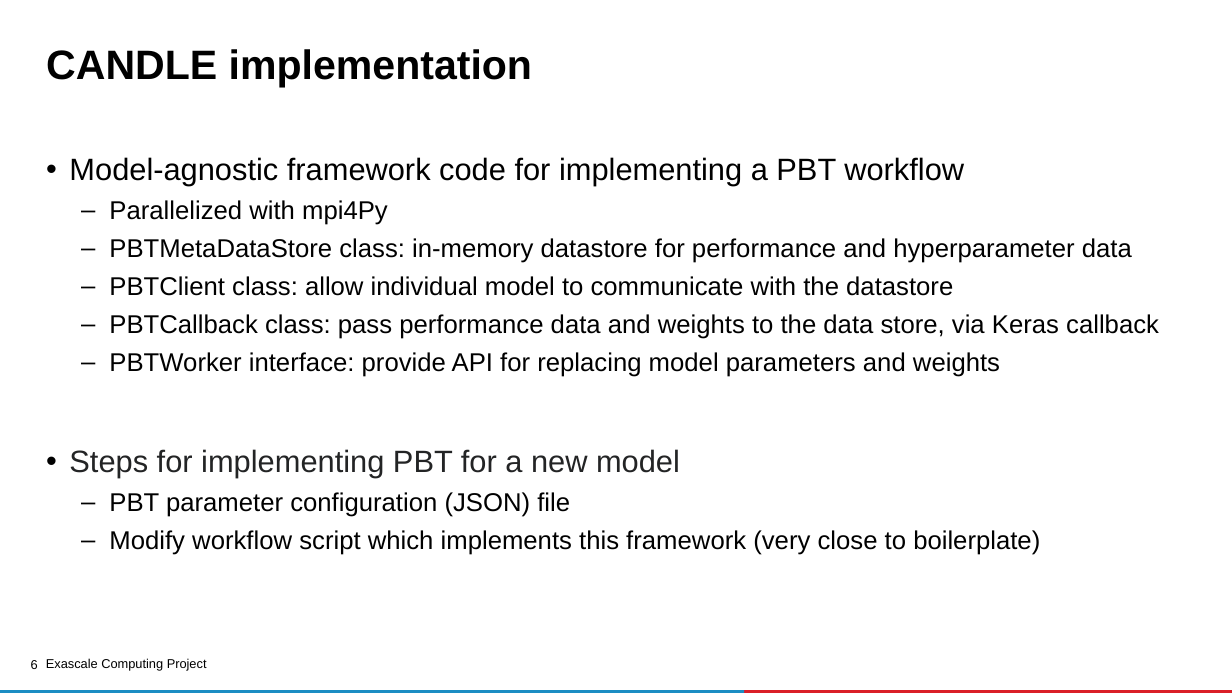
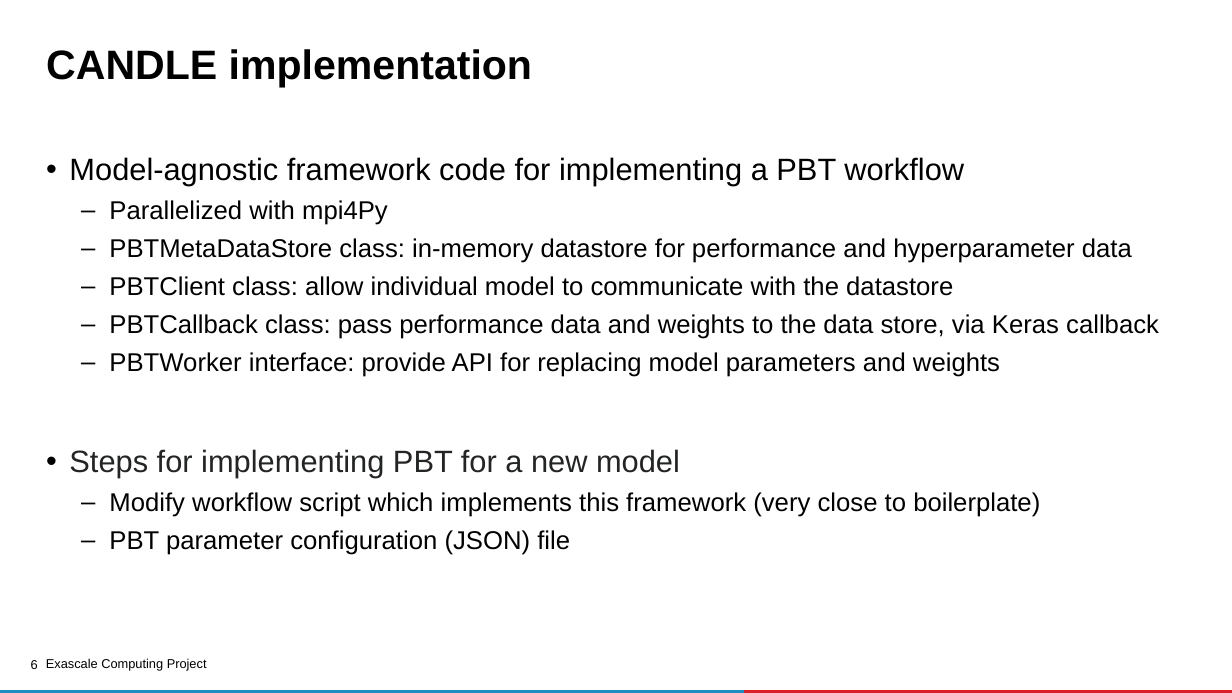
Before and after one commit to ECP-CANDLE/Tutorials, a slide deck: slide 6 of 2020/ECP/slides/05-nas.pptx. Drawn at 1232x693 pixels with LibreOffice and Linux fonts; fonts in the diff are those of the drawing; background and template pictures are left out. Boxes give left, top, right and bottom in pixels: in the first picture for what was removed or moved away, otherwise in the second. Text is boxed around its words. In the diff, an @@ line names an element or a change of style, - is before the commit and + after.

```diff
--- a/2020/ECP/slides/05-nas.pptx
+++ b/2020/ECP/slides/05-nas.pptx
@@ text at box(109, 492, 1040, 517): paragraph added @@
+  – Modify workflow script which implements this framework (very close to boilerplate)
@@ text at box(109, 530, 1040, 555): paragraph removed @@
-  – Modify workflow script which implements this framework (very close to boilerplate)
```
Also in this commit, not shown: 5 other slides changed, 1 other file.
